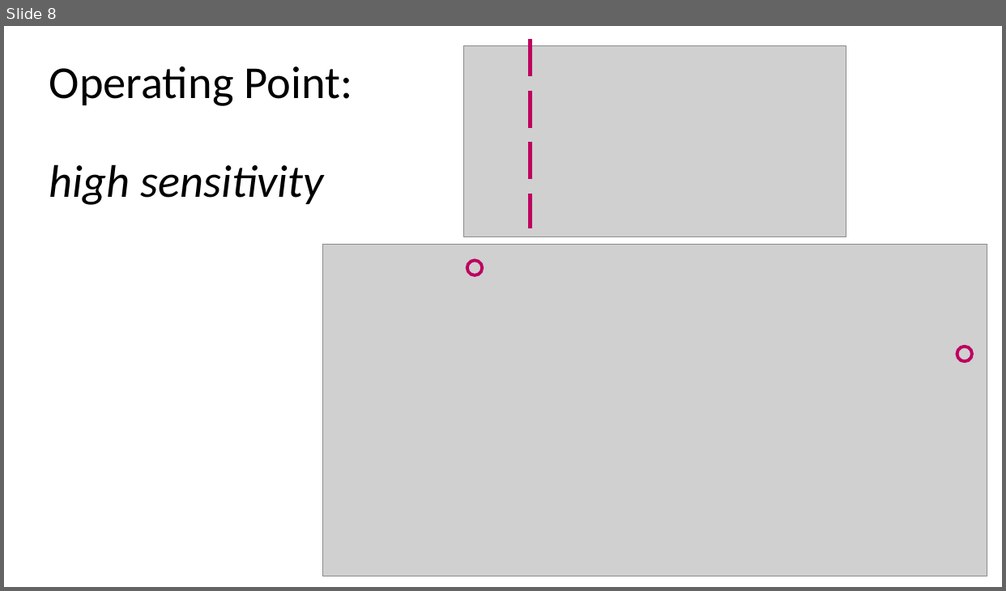
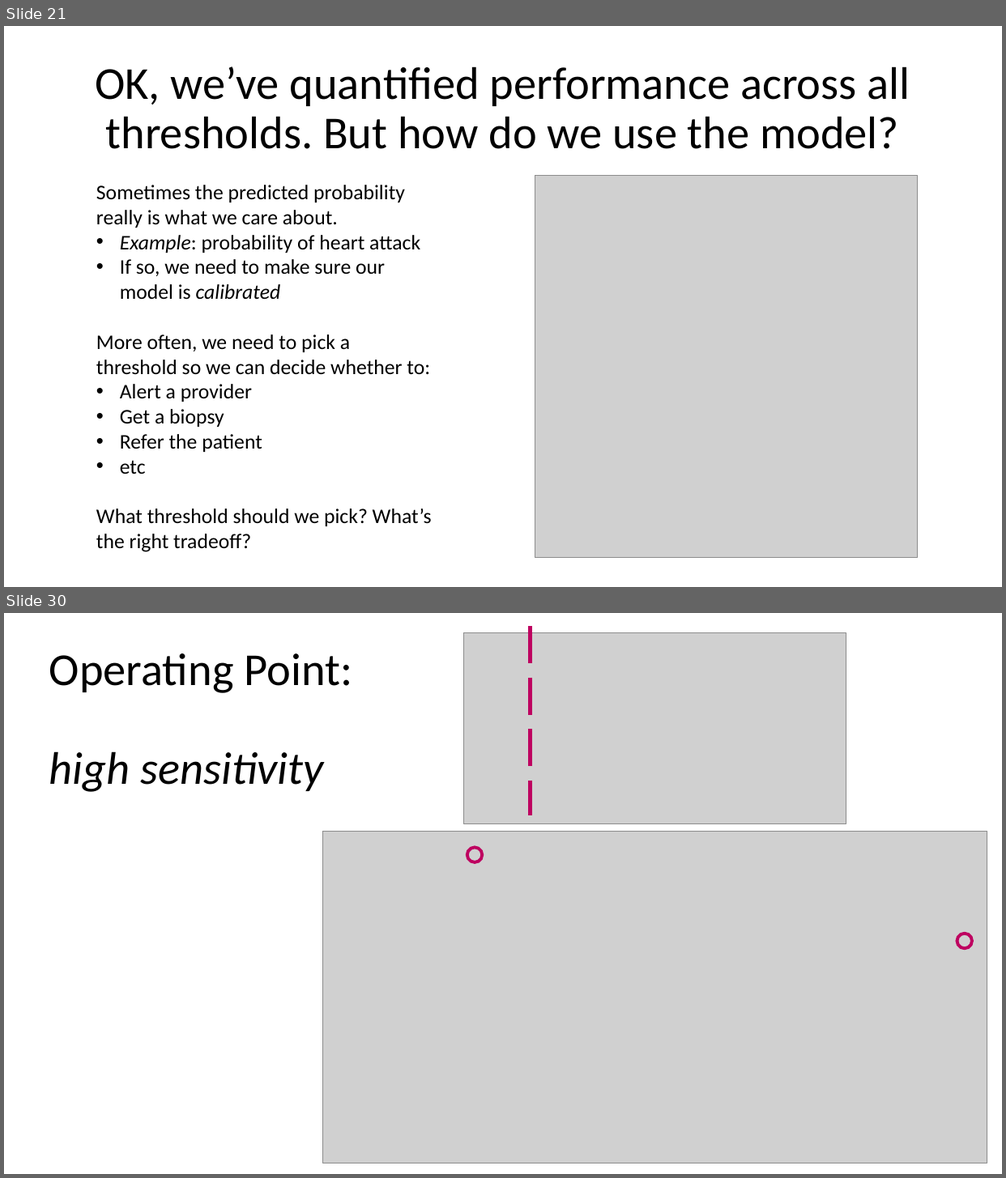
Before and after one commit to mengelhard/mmci_applied_ds, a slide deck: lectures/ll3.pptx. Shown one above the other, each under a label of ours: slide 8 before the commit, slides 21 and 30 after it; the slides between them are not shown. The pictures are 1006x591 and 1006x1178 pixels, drawn with LibreOffice and Linux fonts; fonts in the diff are those of the drawing; grey boxes stand for pictures. Boxes give left, top, right and bottom in pixels: in the first picture for what was removed or moved away, otherwise in the second. Text is boxed around its words. In the diff, an @@ line names an element or a change of style, - is before the commit and + after.

```diff
--- a/lectures/ll3.pptx
+++ b/lectures/ll3.pptx
@@ slide 21 added at bbox=[4, 26, 1002, 587], background #FFFFFF @@
@@ title added at bbox=[95, 66, 910, 149], 44 pt, text #000000 @@
+OK, we’ve quantified performance across all thresholds. But how do we use the model?
@@ text added at bbox=[96, 185, 432, 552], 20 pt, text #000000 @@
+Sometimes the predicted probability really is what we care about.
+• Example: probability of heart attack
+• If so, we need to make sure our model is calibrated
+More often, we need to pick a threshold so we can decide whether to:
+• Alert a provider
+• Get a biopsy
+• Refer the patient
+• etc
+What threshold should we pick? What’s the right tradeoff?
@@ picture added at bbox=[535, 175, 918, 557] @@
@@ what was slide 8 is now slide 30 @@
```
Also in this commit, not shown: 5 slides changed, 22 other slides added, 4 slides removed, 1 other file.
